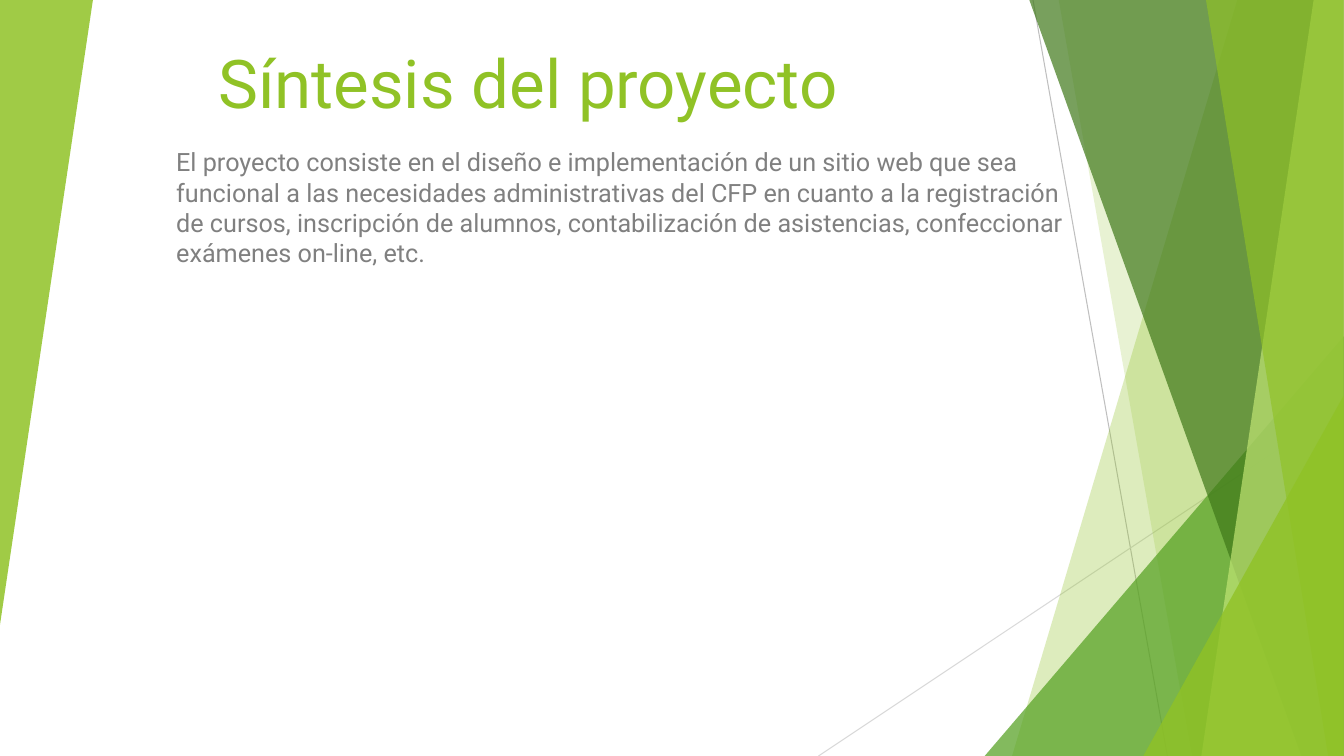
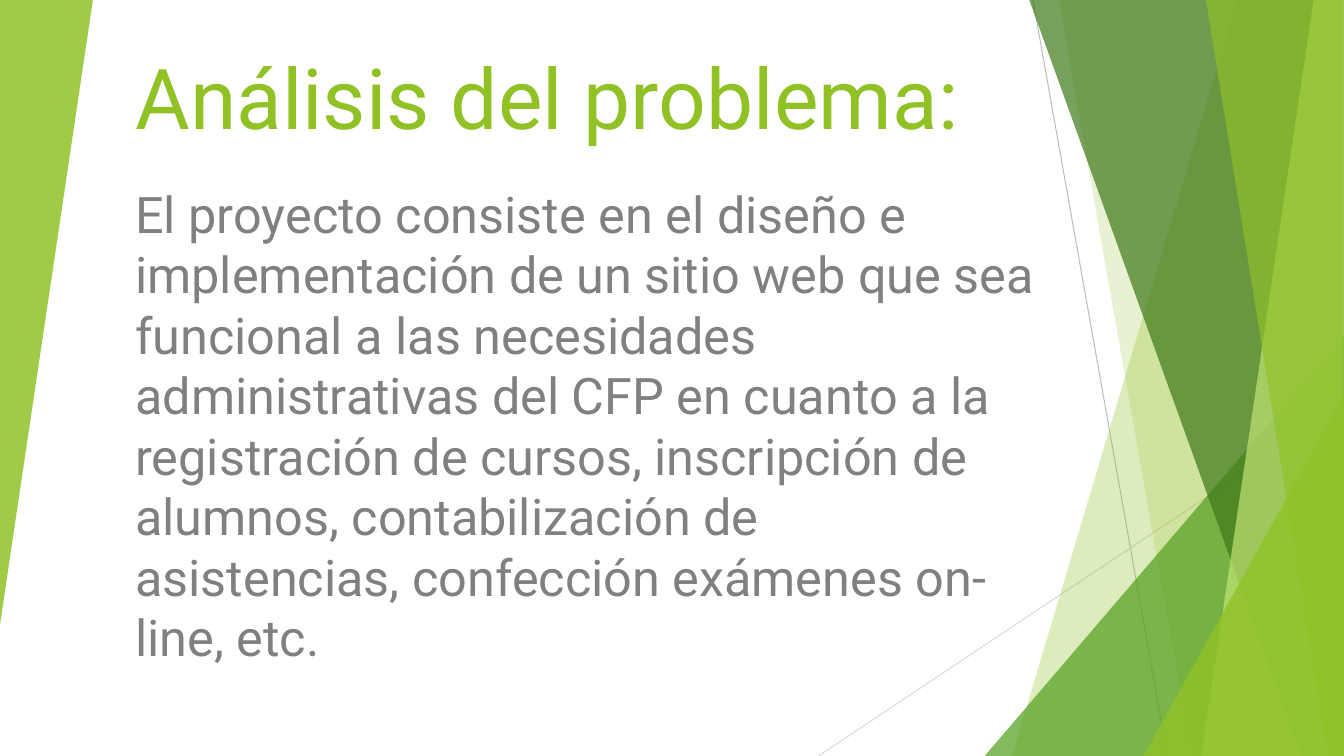
Before and after one commit to mariela21180/institucional-cfp, a slide deck: slide 4 of - Presentacion/Filminas.pptx (slide 3 before the commit). Drawn at 1344x756 pixels with LibreOffice and Linux fonts; fonts in the diff are those of the drawing. Boxes give left, top, right and bottom in pixels: in the first picture for what was removed or moved away, otherwise in the second. Text is boxed around its words. In the diff, an @@ line names an element or a change of style, - is before the commit and + after.

```diff
--- a/- Presentacion/Filminas.pptx
+++ b/- Presentacion/Filminas.pptx
@@ title at (135,66,959,146): text changed; size 48 to 60 pt @@
-Síntesis del proyecto
+Análisis del problema:
@@ subtitle at (135,195,1034,663): text changed; size 18 to 36 pt @@
-El proyecto consiste en el diseño e implementación de un sitio web que sea funcional a las necesidades administrativas del CFP en cuanto a la registración de cursos, inscripción de alumnos, contabilización de asistencias, confeccionar exámenes on-line, etc.
+El proyecto consiste en el diseño e implementación de un sitio web que sea funcional a las necesidades administrativas del CFP en cuanto a la registración de cursos, inscripción de alumnos, contabilización de asistencias, confección exámenes on-line, etc.
```
Also in this commit, not shown: 2 other slides changed, 5 slides added.
